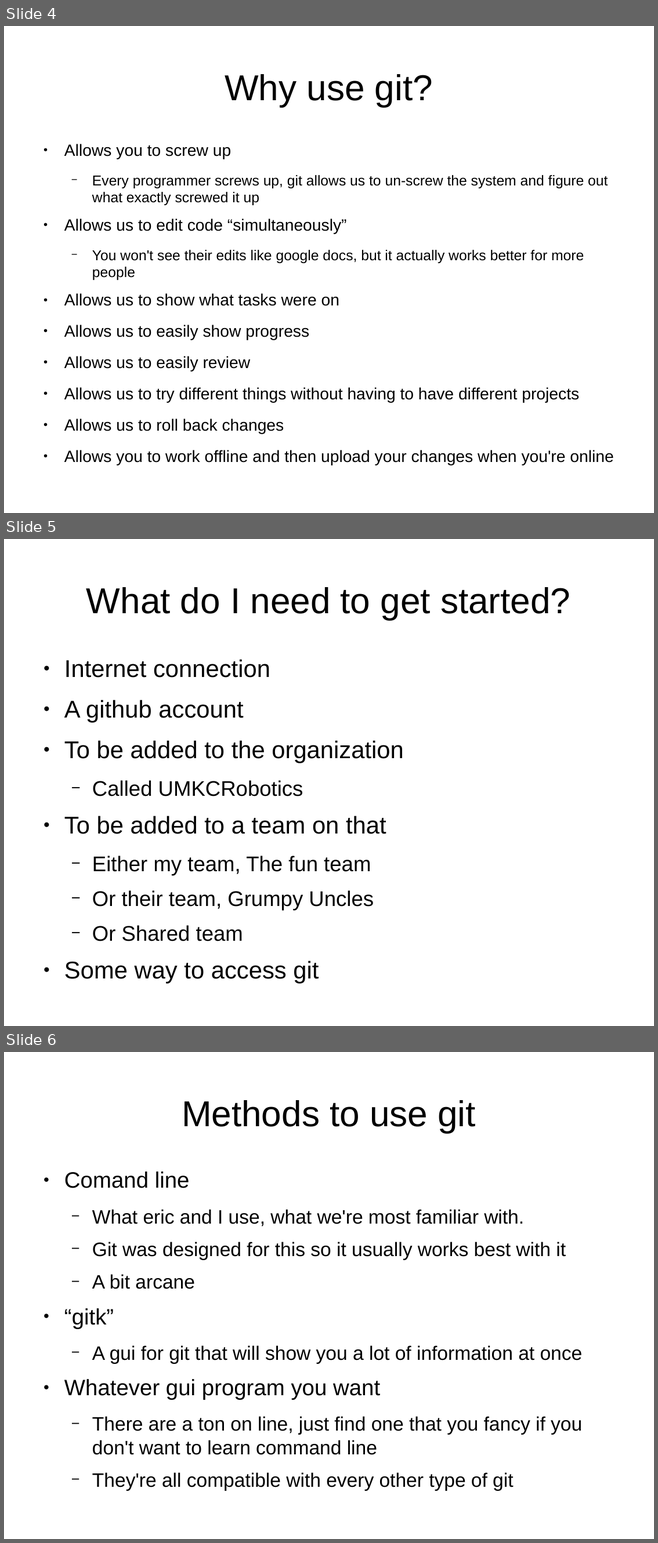
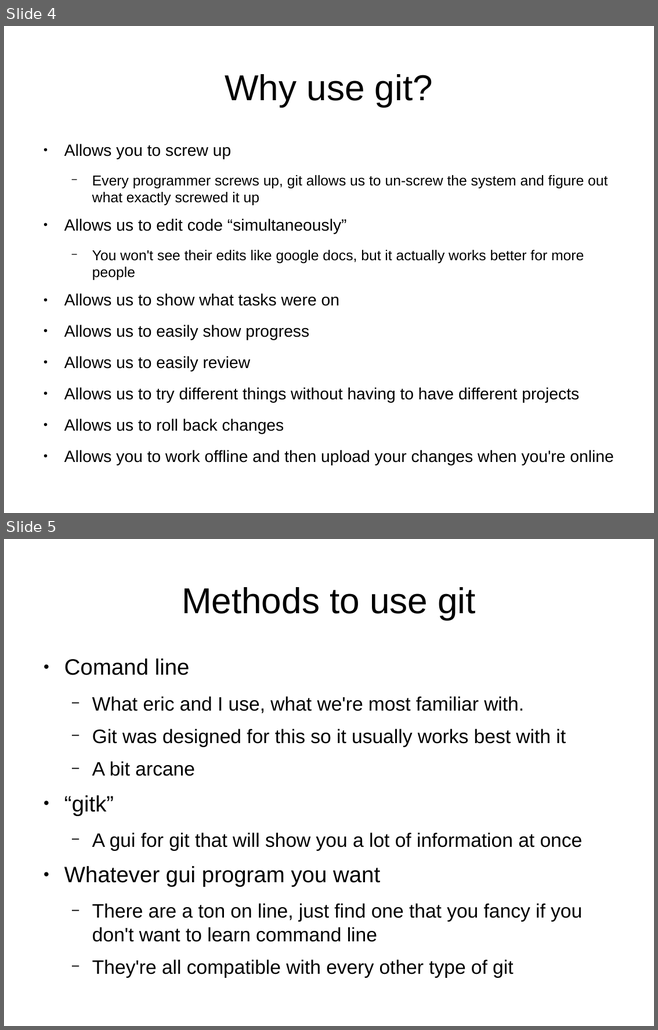
Before and after one commit to UMKCRobotics/Chris-Git-Presentation, a slide deck: presentation.odp. Shown one above the other, each under a label of ours: slides 4, 5 and 6 before the commit, slides 4 and 5 after it. The pictures are 658x1543 and 658x1030 pixels, drawn with LibreOffice and Linux fonts; fonts in the diff are those of the drawing. Boxes give left, top, right and bottom in pixels: in the first picture for what was removed or moved away, otherwise in the second. Text is boxed around its words. In the diff, an @@ line names an element or a change of style, - is before the commit and + after.

```diff
--- a/presentation.odp
+++ b/presentation.odp
@@ slide 5 removed at (x1=4, y1=539, x2=654, y2=1026), background #FFFFFF @@
@@ title removed at (x1=86, y1=587, x2=570, y2=620) @@
-What do I need to get started?
@@ text removed at (x1=64, y1=659, x2=403, y2=984) @@
-● Internet connection
-● A github account
-● To be added to the organization
-  − Called UMKCRobotics
-● To be added to a team on that
-  − Either my team, The fun team
-  − Or their team, Grumpy Uncles
-  − Or Shared team
-● Some way to access git
@@ what was slide 6 is now slide 5 @@
```
Also in this commit, not shown: 1 slide changed, 3 slides added, 9 other slides removed, 2 other files.
